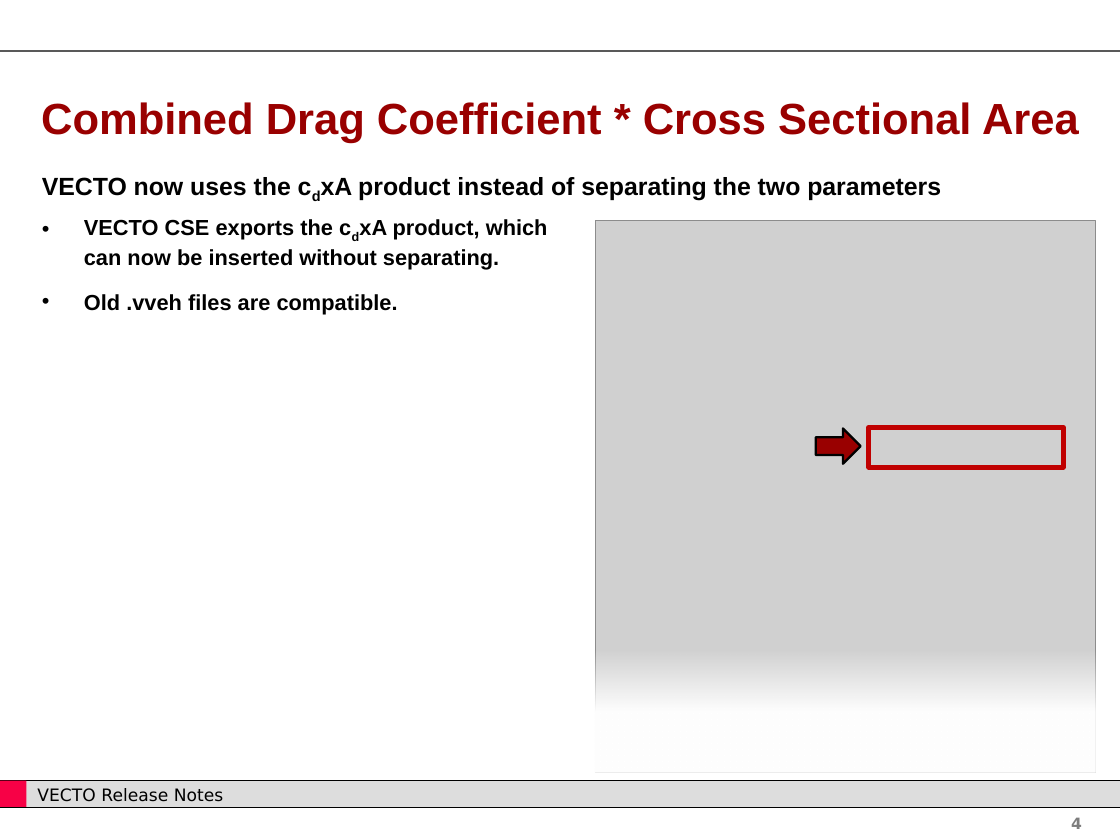
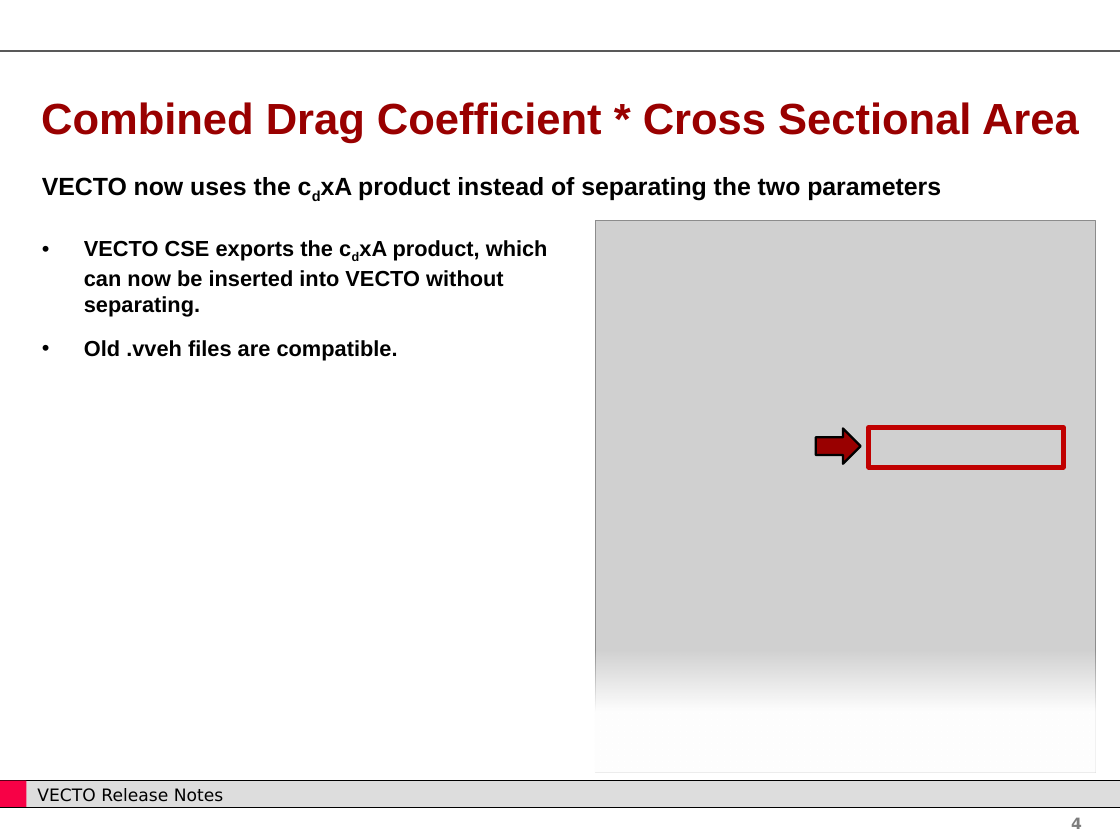
Before and after one commit to CLIMA-VECTO/vecto-sim, a slide deck: slide 4 of User Manual Source/Release Notes V2.2.pptx. Drawn at 1120x840 pixels with LibreOffice and Linux fonts; fonts in the diff are those of the drawing; grey boxes stand for pictures; background and template pictures are left out. Boxes give left, top, right and bottom in pixels: in the first picture for what was removed or moved away, otherwise in the second. Text is boxed around its words. In the diff, an @@ line names an element or a change of style, - is before the commit and + after.

```diff
--- a/User Manual Source/Release Notes V2.2.pptx
+++ b/User Manual Source/Release Notes V2.2.pptx
@@ text "VECTO CSE exports the cdxA ..." moved from (x1=84, y1=219, x2=548, y2=314) to (x1=84, y1=240, x2=548, y2=361) @@
@@ text at (x1=84, y1=240, x2=548, y2=316): text changed @@
-• VECTO CSE exports the cdxA product, which can now be inserted without separating.
+• VECTO CSE exports the cdxA product, which can now be inserted into VECTO without separating.
```
Also in this commit, not shown: 2 other slides changed, 2 slides added, 1 slide removed, 7 other files.
